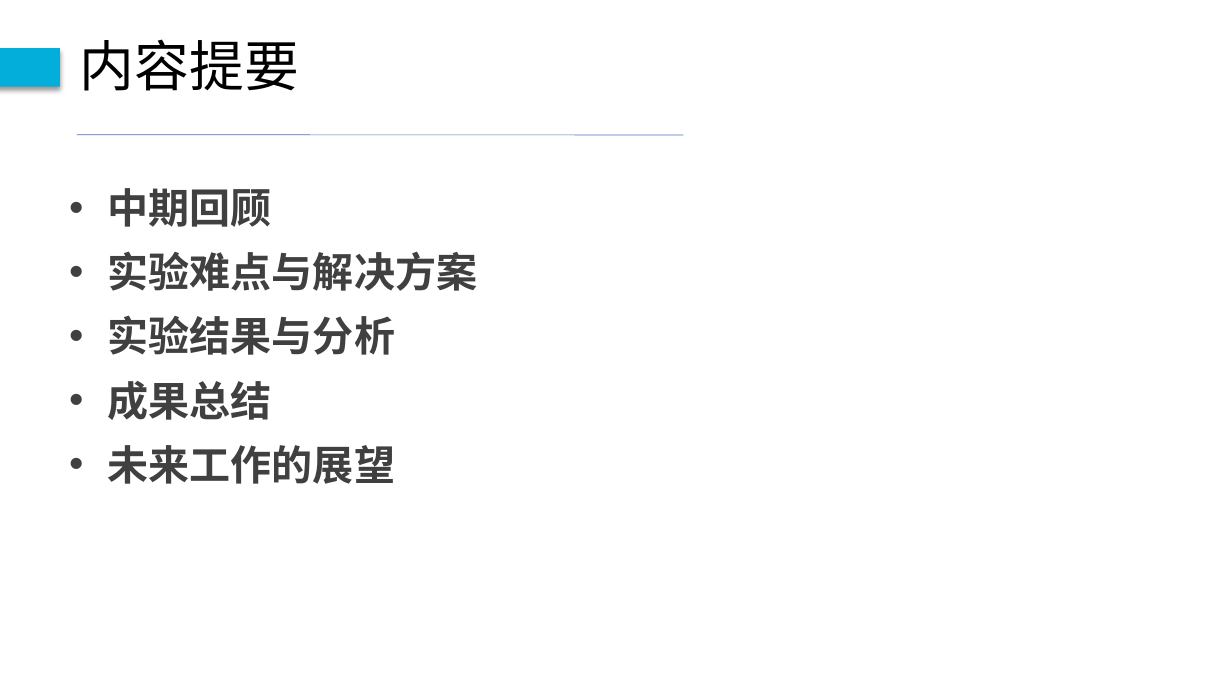
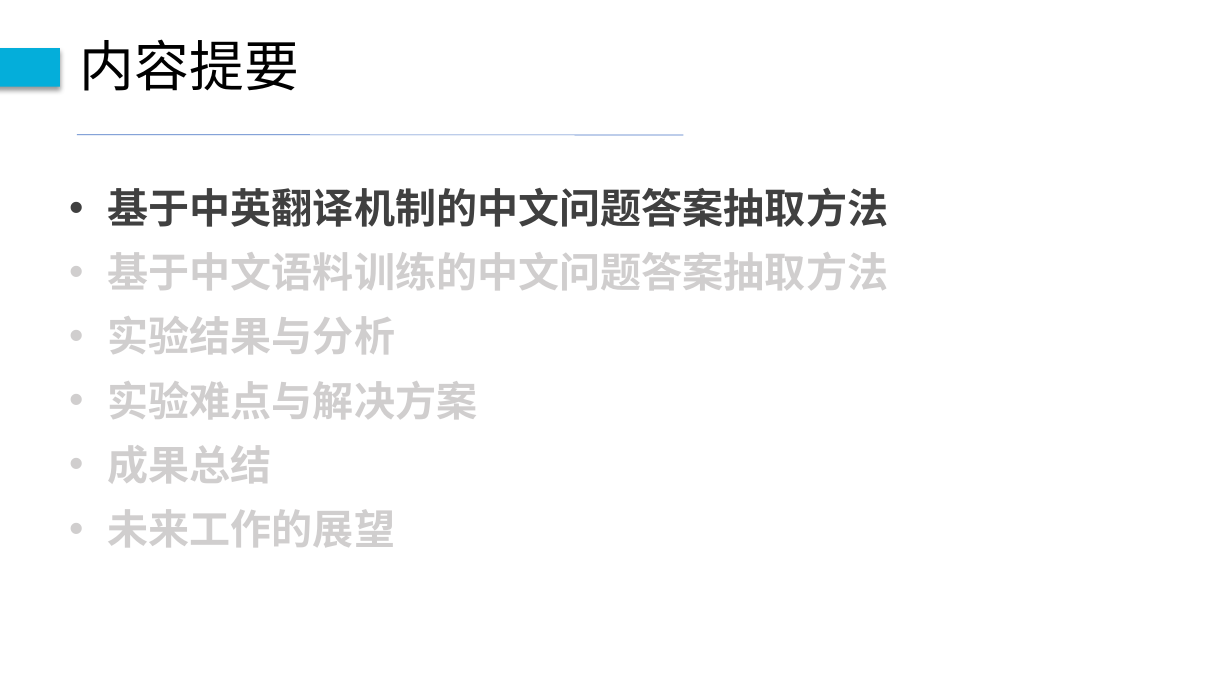
Before and after one commit to ZhouDavid/UnderGraduProject, a slide deck: slide 6 of 毕设论文/毕设终期答辩-周建宇.pptx (slide 1 before the commit). Drawn at 1232x693 pixels with LibreOffice and Linux fonts; fonts in the diff are those of the drawing. Boxes give left, top, right and bottom in pixels: in the first picture for what was removed or moved away, otherwise in the second. Text is boxed around its words. In the diff, an @@ line names an element or a change of style, - is before the commit and + after.

```diff
--- a/毕设论文/毕设终期答辩-周建宇.pptx
+++ b/毕设论文/毕设终期答辩-周建宇.pptx
@@ text at (108, 187, 889, 354): text changed; text colour #404040 to #D0CECE @@
-• 中期回顾
+• 基于中英翻译机制的中文问题答案抽取方法
+• 基于中文语料训练的中文问题答案抽取方法
+• 实验结果与分析
@@ text at (108, 315, 396, 355): paragraph removed @@
-• 实验结果与分析
@@ text at (108, 381, 478, 547): text colour #404040 to #D0CECE in "实验难点与解决方案", "成果总结", "未来工作的展望" @@
```
Also in this commit, not shown: 12 other slides changed, 9 slides added, 4 other files.
